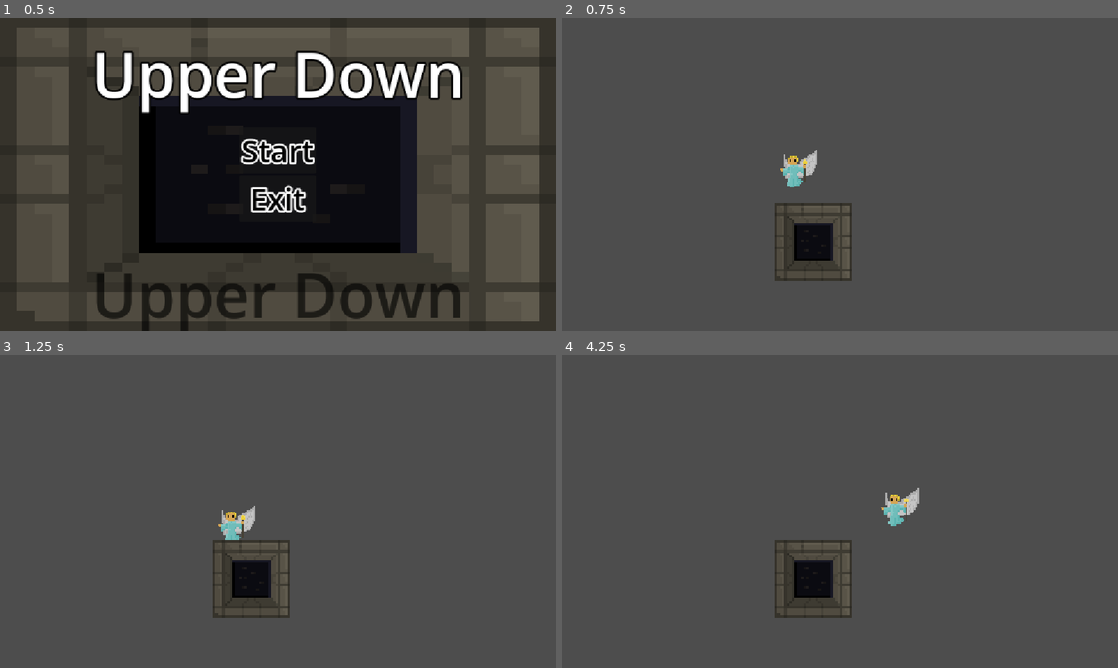
Above: before the commit, frames 1-4 (two rows, left to right).
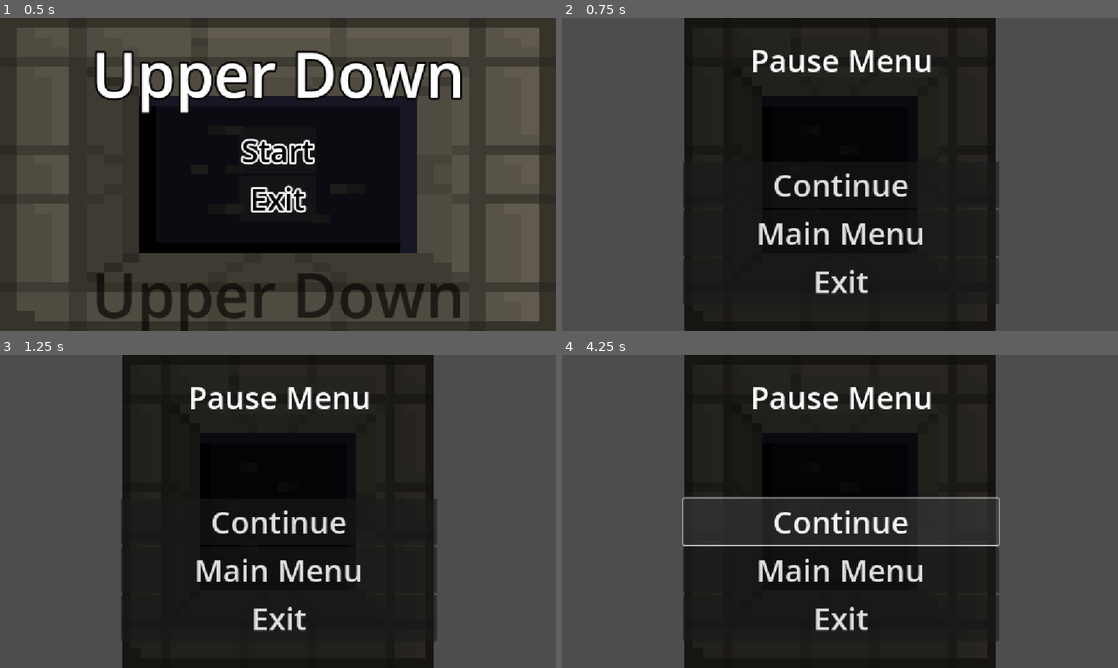
Above: after the commit, the same moments.

Repository: Masashi86fi/UpperDownAsmGameJam26
Game: Godot game, scene res://Nodes/UI/main_menu.tscn
The game is run twice, just before and just after one commit, with the same random seed, the same clock (stepped at 60 frames per second) and the same inputs.
Inputs (mouse positions are in pixels of both pictures, inside the frame that each line leads up to):
- Up to frame 1 (0.5 s): no input
- Up to frame 2 (0.75 s): click "Start" at 0.5 s
- Up to frame 3 (1.25 s): no input
- Up to frame 4 (4.25 s): click (840, 570) at 1.25 s, where only the run after the commit has a clickable "Main Menu"; click (840, 520) at 2 s, where only the run after the commit has a clickable "Continue"; click (840, 520) at 2.75 s, where only the run after the commit has a clickable "Continue"; tap Enter (ui_accept) at 3.5, 3.77 s; hold Right (ui_right) from 3.53 s (still down)

Frame 1 is identical in both runs. In frame 2, 55% of the frame differs, in the area x 21-79%, y 0-100%; in frame 3, 55%; in frame 4, 55%.

Commit message:
InGameMenu Proto Added
In-Game Menu prototype added (bare bones ui)

Diff:
--- a/upper-down-asm-game-jam-26/Nodes/TestSceneNode.tscn
+++ b/upper-down-asm-game-jam-26/Nodes/TestSceneNode.tscn
@@ -3,6 +3,7 @@
 [ext_resource type="SpriteFrames" uid="uid://ql0oexf2gx3w" path="res://Resources/Animations/testFrames.tres" id="1_a4tu3"]
 [ext_resource type="Script" uid="uid://s4rx8jhuenbw" path="res://Nodes/PlayerControllerTest.gd" id="1_kqi73"]
 [ext_resource type="Texture2D" uid="uid://c5yotr2r82kh0" path="res://Resources/Graphics/AreaTileBricksDarkBlue02.png" id="3_nsp04"]
+[ext_resource type="PackedScene" uid="uid://cuf1q7j1pa4bm" path="res://Nodes/UI/in_game_menu.tscn" id="4_jjeup"]
 
 [sub_resource type="CapsuleShape2D" id="CapsuleShape2D_6lpcg"]
 radius = 18.0
@@ -46,3 +47,9 @@
 texture_filter = 3
 texture_repeat = 2
 texture = ExtResource("3_nsp04")
+
+[node name="CanvasLayer" type="CanvasLayer" parent="." unique_id=881887417]
+
+[node name="InGameMenu" parent="CanvasLayer" unique_id=1626614383 instance=ExtResource("4_jjeup")]
+size_flags_horizontal = 3
+size_flags_vertical = 3
--- /dev/null
+++ b/upper-down-asm-game-jam-26/Nodes/UI/in_game_menu.gd
@@ -0,0 +1,13 @@
+extends Control
+
+func resume():
+	get_tree().paused = false
+
+func pause():
+	get_tree().paused = true
+
+func testEsc():
+	if Input.is_action_just_pressed("ui_close_dialog") and !get_tree().paused:
+		pause()
+	elif Input.is_action_just_pressed("ui_close_dialog") and get_tree().paused:
+		resume()
--- /dev/null
+++ b/upper-down-asm-game-jam-26/Nodes/UI/in_game_menu.tscn
@@ -0,0 +1,83 @@
+[gd_scene format=3 uid="uid://cuf1q7j1pa4bm"]
+
+[ext_resource type="Script" uid="uid://bmwbmbxyp4cr5" path="res://Nodes/UI/in_game_menu.gd" id="1_2xpe7"]
+[ext_resource type="Texture2D" uid="uid://c5yotr2r82kh0" path="res://Resources/Graphics/AreaTileBricksDarkBlue02.png" id="1_pmh3o"]
+
+[node name="InGameMenu" type="Control" unique_id=1626614383]
+layout_mode = 3
+anchors_preset = 15
+anchor_right = 1.0
+anchor_bottom = 1.0
+grow_horizontal = 2
+grow_vertical = 2
+script = ExtResource("1_2xpe7")
+
+[node name="Pause Menu BG" type="TextureRect" parent="." unique_id=1497965122]
+modulate = Color(0.42288277, 0.4228828, 0.4228828, 1)
+texture_filter = 1
+texture_repeat = 2
+layout_mode = 1
+anchors_preset = 13
+anchor_left = 0.5
+anchor_right = 0.5
+anchor_bottom = 1.0
+offset_left = -324.0
+offset_right = 324.0
+grow_horizontal = 2
+grow_vertical = 2
+texture = ExtResource("1_pmh3o")
+expand_mode = 3
+stretch_mode = 6
+
+[node name="MarginContainer" type="MarginContainer" parent="." unique_id=1731318393]
+layout_mode = 1
+anchors_preset = 15
+anchor_right = 1.0
+anchor_bottom = 1.0
+offset_left = 310.0
+offset_top = 43.0
+offset_right = -303.0
+offset_bottom = -485.0
+grow_horizontal = 2
+grow_vertical = 2
+
+[node name="VBoxContainer" type="VBoxContainer" parent="MarginContainer" unique_id=1630425994]
+layout_mode = 2
+theme_override_constants/separation = 64
+
+[node name="Label" type="Label" parent="MarginContainer/VBoxContainer" unique_id=1987739047]
+layout_mode = 2
+theme_override_font_sizes/font_size = 64
+text = "Pause Menu"
+horizontal_alignment = 1
+
+[node name="ButtonMargin" type="MarginContainer" parent="." unique_id=526203196]
+layout_mode = 1
+anchors_preset = 12
+anchor_top = 1.0
+anchor_right = 1.0
+anchor_bottom = 1.0
+offset_left = 251.0
+offset_top = -405.0
+offset_right = -247.0
+grow_horizontal = 2
+grow_vertical = 0
+
+[node name="VBoxContainer" type="VBoxContainer" parent="ButtonMargin" unique_id=1110544011]
+layout_mode = 2
+alignment = 1
+
+[node name="ContinueButton" type="Button" parent="ButtonMargin/VBoxContainer" unique_id=1383880377]
+layout_mode = 2
+theme_override_font_sizes/font_size = 64
+text = "Continue"
+
+[node name="MainMenuButton" type="Button" parent="ButtonMargin/VBoxContainer" unique_id=1130866485]
+layout_mode = 2
+theme_override_font_sizes/font_size = 64
+text = "Main Menu"
+
+[node name="ExitGameButton" type="Button" parent="ButtonMargin/VBoxContainer" unique_id=261078370]
+layout_mode = 2
+theme_override_font_sizes/font_size = 64
+text = "Exit"
--- a/upper-down-asm-game-jam-26/project.godot
+++ b/upper-down-asm-game-jam-26/project.godot
@@ -20,6 +20,14 @@
 window/stretch/mode="canvas_items"
 window/stretch/aspect="expand"
 
+[input]
+
+interact_object={
+"deadzone": 0.2,
+"events": [Object(InputEventKey,"resource_local_to_scene":false,"resource_name":"","device":-1,"window_id":0,"alt_pressed":false,"shift_pressed":false,"ctrl_pressed":false,"meta_pressed":false,"pressed":false,"keycode":0,"physical_keycode":69,"key_label":0,"unicode":101,"location":0,"echo":false,"script":null)
+]
+}
+
 [physics]
 
 3d/physics_engine="Jolt Physics"
Not shown, added: upper-down-asm-game-jam-26/Nodes/UI/in_game_menu.gd.uid
